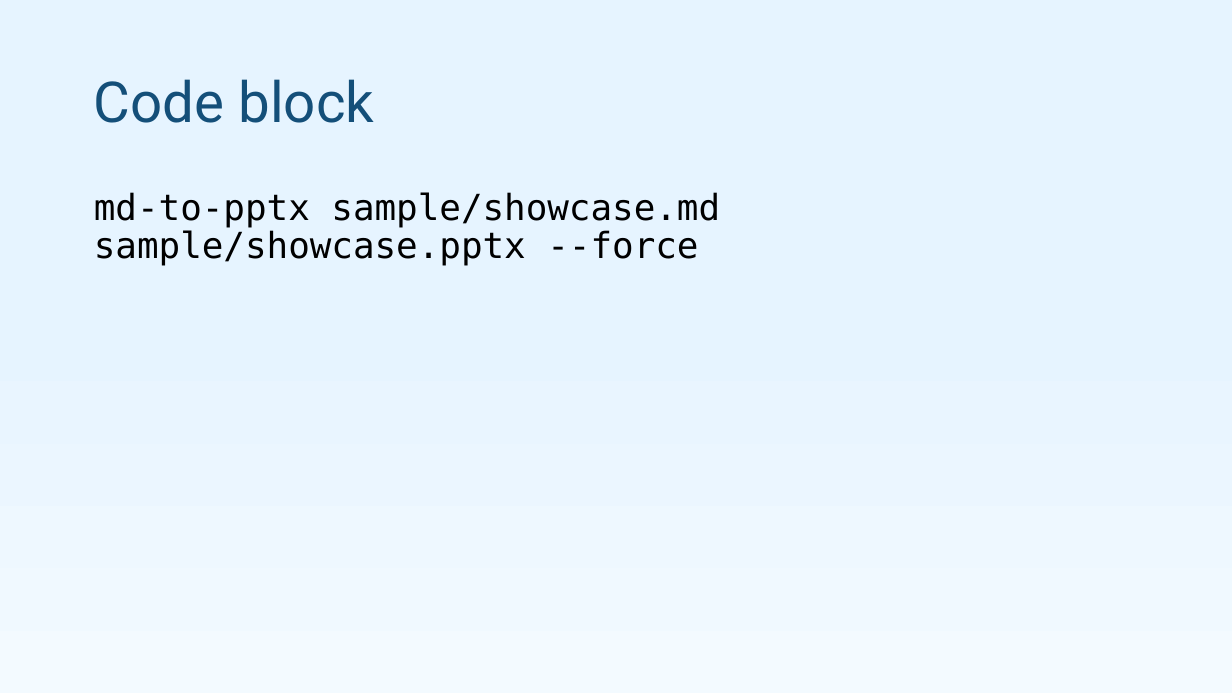
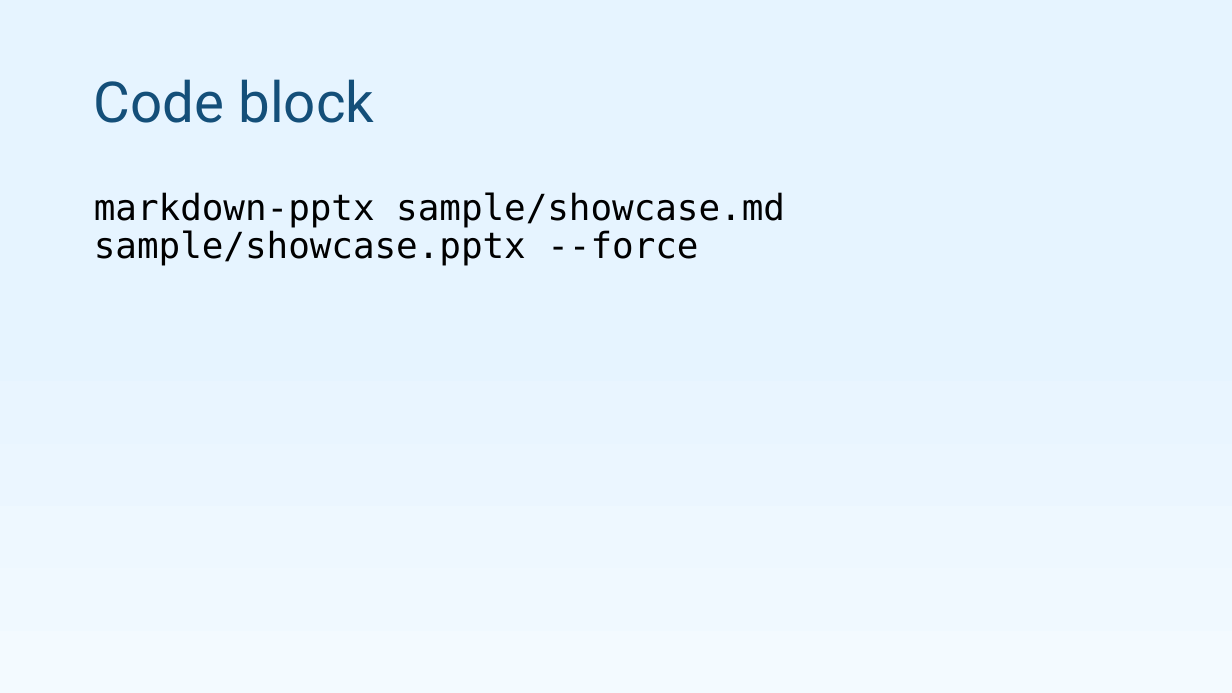
Before and after one commit to pseudosavant/md-to-pptx, a slide deck: slide 17 of sample/showcase.pptx. Drawn at 1232x693 pixels with LibreOffice and Linux fonts; fonts in the diff are those of the drawing. Boxes give left, top, right and bottom in pixels: in the first picture for what was removed or moved away, otherwise in the second. Text is boxed around its words. In the diff, an @@ line names an element or a change of style, - is before the commit and + after.

```diff
--- a/sample/showcase.pptx
+++ b/sample/showcase.pptx
@@ text at (94,192,785,266): text changed @@
-md-to-pptx sample/showcase.md sample/showcase.pptx --force
+markdown-pptx sample/showcase.md sample/showcase.pptx --force
```
Also in this commit, not shown: 6 other slides changed.
